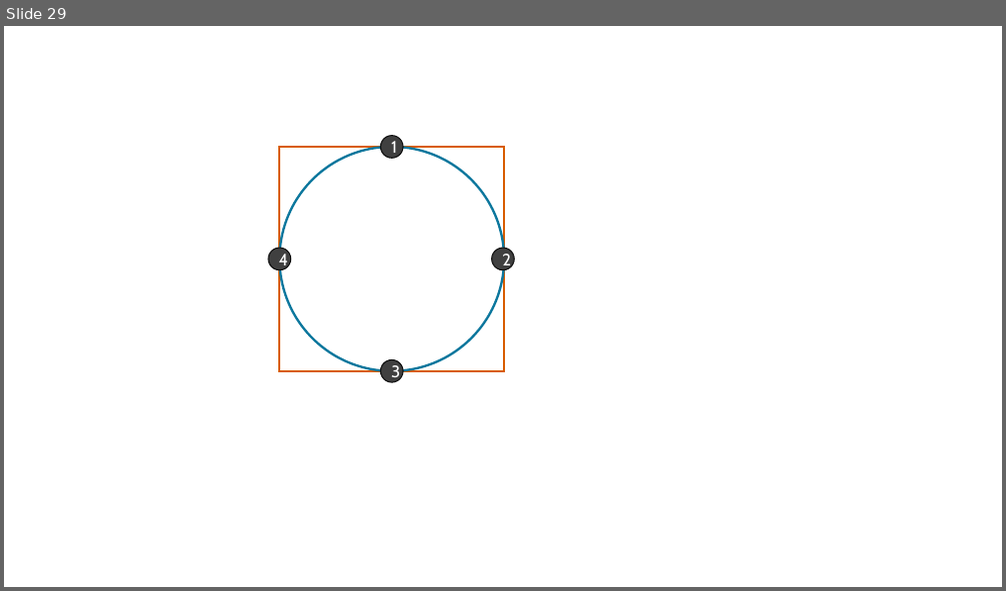
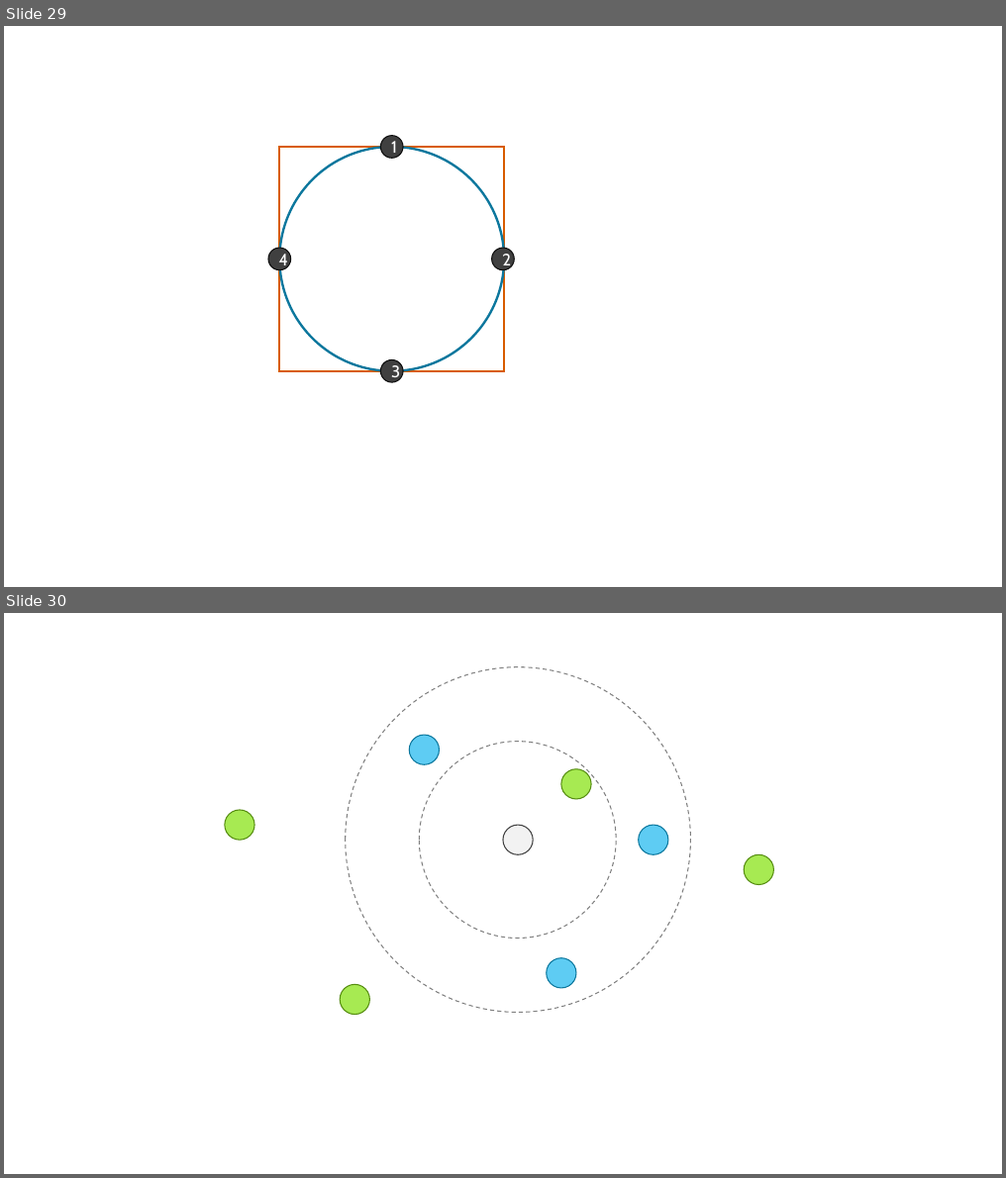
Before and after one commit to Multiscale-Biological-Modeling-Course/Multiscale-Biological-Modeling-Course.github.io, a slide deck: figures/MMBS Figures.pptx. Shown one above the other, each under a label of ours: slide 29 before the commit, slides 29 and 30 after it. The pictures are 1006x591 and 1006x1178 pixels, drawn with LibreOffice and Linux fonts; fonts in the diff are those of the drawing. Boxes give left, top, right and bottom in pixels: in the first picture for what was removed or moved away, otherwise in the second. Text is boxed around its words. In the diff, an @@ line names an element or a change of style, - is before the commit and + after.

```diff
--- a/figures/MMBS Figures.pptx
+++ b/figures/MMBS Figures.pptx
@@ slide 30 added at <box>4,613,1002,1174</box>, background #FFFFFF @@
@@ ellipse added at <box>346,666,690,1012</box>, outline #808080 1 pt dashed @@
@@ ellipse added at <box>409,735,439,765</box>, fill #5ECCF3, outline #0C779D 1 pt @@
@@ ellipse added at <box>420,742,617,939</box>, outline #808080 1 pt dashed @@
@@ ellipse added at <box>561,769,592,799</box>, fill #A7EA52, outline #568D11 1 pt @@
@@ ellipse added at <box>225,810,254,840</box>, fill #A7EA52, outline #568D11 1 pt @@
@@ ellipse added at <box>503,825,534,855</box>, fill #F2F2F2, outline #404040 1 pt @@
@@ ellipse added at <box>639,825,668,855</box>, fill #5ECCF3, outline #0C779D 1 pt @@
@@ ellipse added at <box>744,855,773,884</box>, fill #A7EA52, outline #568D11 1 pt @@
@@ ellipse added at <box>547,959,576,988</box>, fill #5ECCF3, outline #0C779D 1 pt @@
@@ ellipse added at <box>341,985,370,1015</box>, fill #A7EA52, outline #568D11 1 pt @@
```
Also in this commit, not shown: 4 other files.
